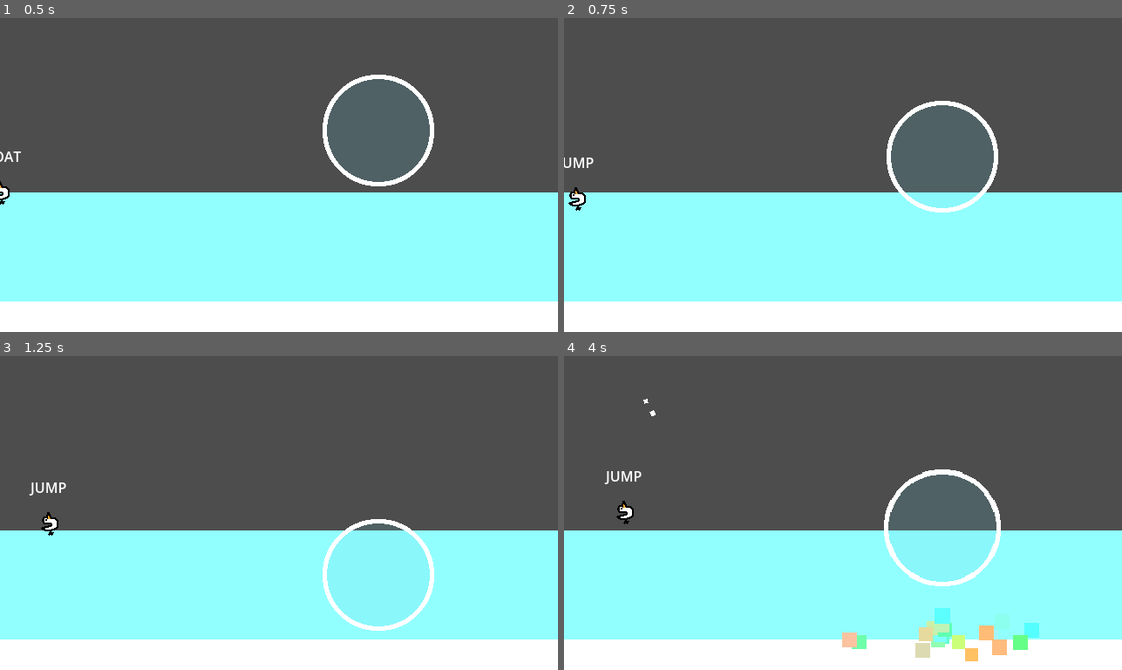
Above: before the commit, frames 1-4 (two rows, left to right).
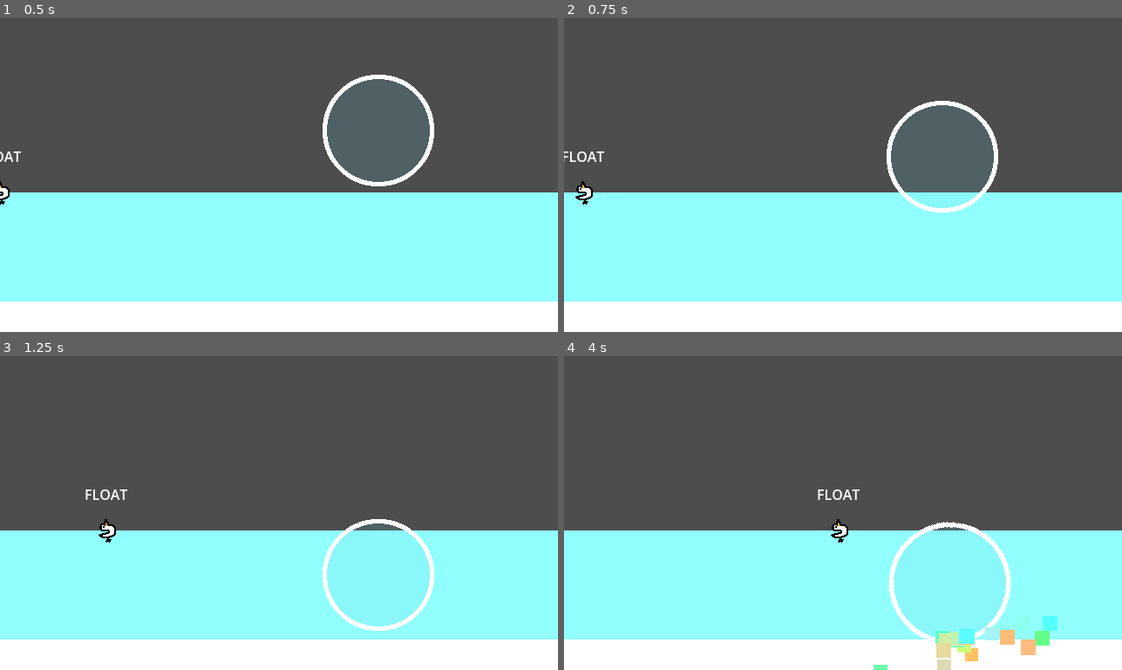
Above: after the commit, the same moments.

Repository: ron0studios/Global-Game-Jam-2025
Game: Godot game, scene res://objects/sandbox.tscn
Same seed, same stepped clock (60 frames per second), same inputs: the game is played once before the commit and once after it. The engine's default icon, where the game draws it, is replaced by a stand-in: a white triangle on a blue panel in a dark square.
Inputs (mouse positions are in pixels of both pictures, inside the frame that each line leads up to):
- Up to frame 1 (0.5 s): no input
- Up to frame 2 (0.75 s): move the mouse to (965, 159) at 0.52 s; hold Right (ui_right) from 0.53 s (still down); tap W (jump) at 0.6 s
- Up to frame 3 (1.25 s): keep holding Right (ui_right); tap W (jump) at 0.77, 1.07 s
- Up to frame 4 (4 s): move the mouse to (731, 528) at 1.27 s; release Right (ui_right) at 1.28 s; hold Down (ui_down) 1.28-2.03 s; tap Space (blow) at 1.35, 2.85 s; tap W (jump) at 1.52, 1.55, 1.82, 2.1, 3.02, 3.05, 3.32, 3.6, 3.77 s; move the mouse to (898, 443) at 2.02 s; hold Right (ui_right) 2.03-2.78 s; move the mouse to (815, 575) at 2.77 s; hold Up (ui_up) 2.78-3.53 s; move the mouse to (1010, 560) at 3.52 s; hold Left (ui_left) from 3.53 s (still down)

Frame 1 is identical in both runs. In frame 2, 0.4% of the frame differs, in the area x 0-8%, y 42-62%; in frame 3, 0.5%; in frame 4, 4.5%, in the area x 7-89%, y 13-100%.

Commit message:
Add horizontal mvmt to all states because fffffuck it

Diff:
--- a/player.gd
+++ b/player.gd
@@ -8,6 +8,7 @@
 const GRAV = 1000
 const BUOYANCY = 1500
 const SHOOTUP_BUOYANCY = 2000
+const DEPTH = 150
 var fall_factor = 1
 var force
 
@@ -28,24 +29,17 @@
 		states.FLOAT:
 			position.y = Global.water_level
 			velocity.y = 0
-			var direction := Input.get_axis("ui_left", "ui_right")
-			if direction:
-				velocity.x = clamp(velocity.x + direction * ACCEL * delta, -MAX_SPD, MAX_SPD)
-			else:
-				if velocity.x > 0:
-					velocity.x = max(0, velocity.x - DECEL*delta)
-				if velocity.x < 0:
-					velocity.x = min(0, velocity.x + DECEL*delta)
-			if Input.is_action_just_pressed("jump"):
+			if Input.is_action_just_pressed("ui_down"):
 				state = states.DESCEND
 		states.DESCEND:
-			velocity.y = (Global.water_level+200-position.y)
-			if Input.is_action_just_released("jump"):
+			velocity.y = (Global.water_level+DEPTH-position.y)
+			if Input.is_action_just_released("ui_down"):
 				state = states.JUMP
 				velocity.y = 0
 		states.JUMP:
 			if position.y > Global.water_level:
 				if velocity.y > 0:
+					velocity.y*=0.5
 					state = states.UNDERWATER
 				else:
 					velocity.y -= SHOOTUP_BUOYANCY * delta
@@ -60,7 +54,14 @@
 				state = states.FLOAT
 				position.y = Global.water_level
 				velocity.y = 0
-
+	var direction := Input.get_axis("ui_left", "ui_right")
+	if direction:
+		velocity.x = clamp(velocity.x + direction * ACCEL * delta, -MAX_SPD, MAX_SPD)
+	else:
+		if velocity.x > 0:
+			velocity.x = max(0, velocity.x - DECEL*delta)
+		if velocity.x < 0:
+			velocity.x = min(0, velocity.x + DECEL*delta)
 
 	handle_blowing(delta)
 
